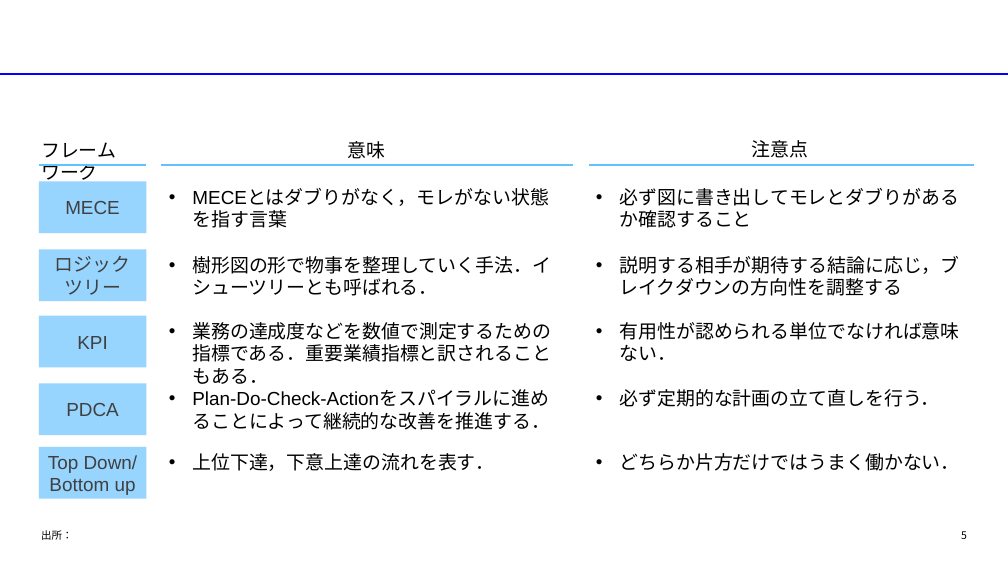
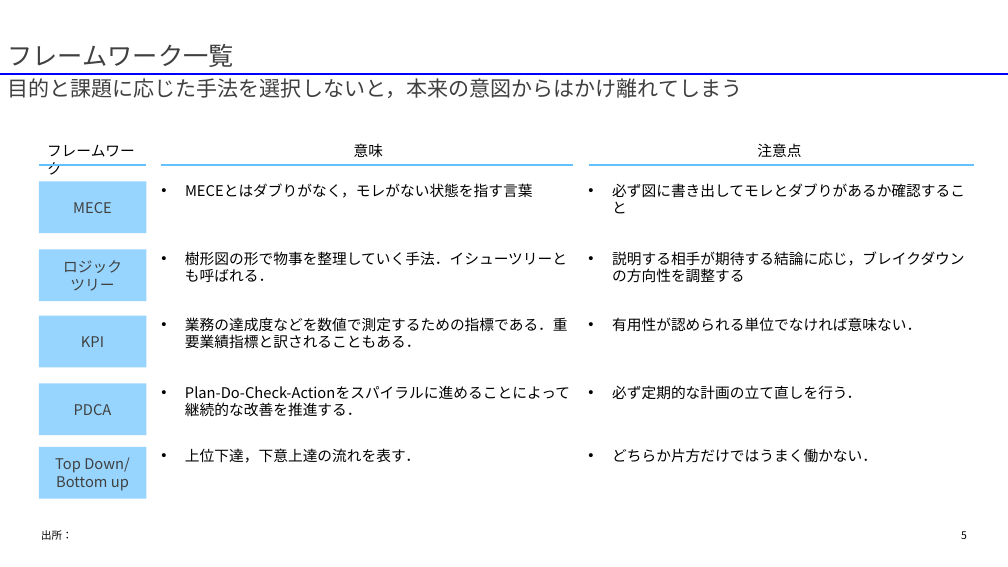
Before and after one commit to yuzucha16/dotfiles, a slide deck: slide 5 of office/Blank.potx. Drawn at 1008x567 pixels with LibreOffice and Linux fonts; fonts in the diff are those of the drawing. Boxes give left, top, right and bottom in pixels: in the first picture for what was removed or moved away, otherwise in the second. Text is boxed around its words. In the diff, an @@ line names an element or a change of style, - is before the commit and + after.

```diff
--- a/office/Blank.potx
+++ b/office/Blank.potx
@@ title added at [8, 44, 234, 67], 24 pt, text #404040 @@
+フレームワーク一覧
@@ text added at [8, 78, 743, 98], 20 pt, text #404040 @@
+目的と課題に応じた手法を選択しないと，本来の意図からはかけ離れてしまう
@@ size 18 to 14 pt, font Arial to Noto Sans CJK JP in 18 elements at [39, 181, 146, 234], [39, 250, 146, 302], [39, 315, 146, 368], [39, 383, 146, 436], [39, 447, 146, 499], [185, 448, 420, 463], [612, 317, 921, 331], [612, 385, 861, 400], [612, 448, 877, 463], [185, 251, 567, 282], [185, 317, 568, 349], [185, 385, 570, 399], [612, 251, 965, 283], [185, 183, 533, 198], [612, 183, 965, 198], [47, 145, 135, 175], [757, 143, 801, 157], [354, 143, 383, 157] @@
```
Also in this commit, not shown: 2 other slides changed.
